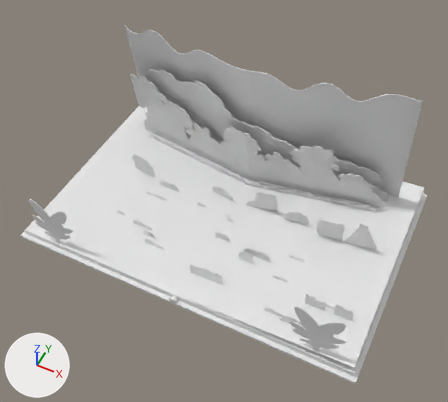
An edit to the glTF model live/monkey-turtle-s08/exit.glb, drawn before and after from the same camera.
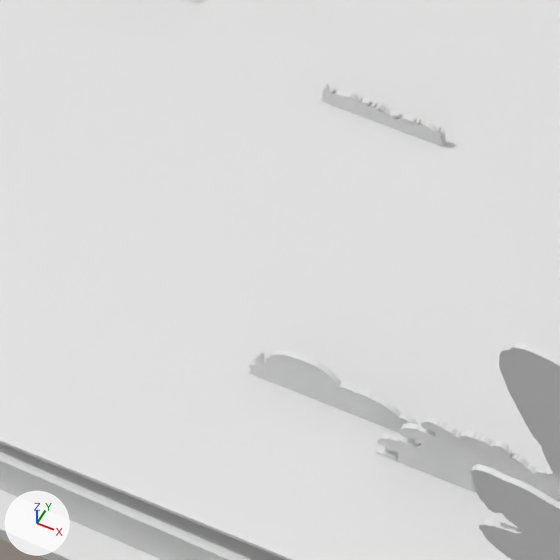
The first picture shows the older version from a 50 mm camera at (1.06, -2.21, 2.83) aimed at (0.04, -0.16, 0.27). The close-ups show the older and then the newer version on the part from 52% to 67% of the width and 66% to 83% of the height of that picture. Only the edits that show in the close-ups are written down. Every picture has the same lights, and +X, +Y and +Z are marked at lower left. Materials are left out; every surface is plain grey. Where no turn or scale is listed for an object, it has been applied to the vertices.

The first close-up shows 'banana-leaf-fg-r-card_1', 'block1', 'cover1', 'ferns-fg-card_1', 'page-next', 'rleaf-page', 'stones-fg-card_1', 'tuft-gate-card_1'.
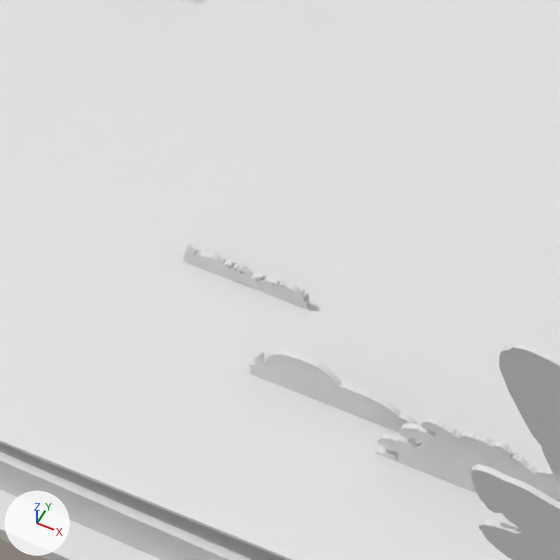
Changed parts and their boxes [x1, y1, x2, y2] in the close-ups (560 x 560 px):
```json
{"object": "tuft-gate-card_1", "change": "moved", "before": [321, 83, 446, 147], "after": [183, 244, 310, 310]}
```

Scene script edits in JSON lines:
```json
{"op": "set", "path": "ob_tuft_gate_card_1.location", "old": "(0.4696, -0.339, 0.0217)", "new": "(0.4396, -0.494, 0.0204)"}
```
